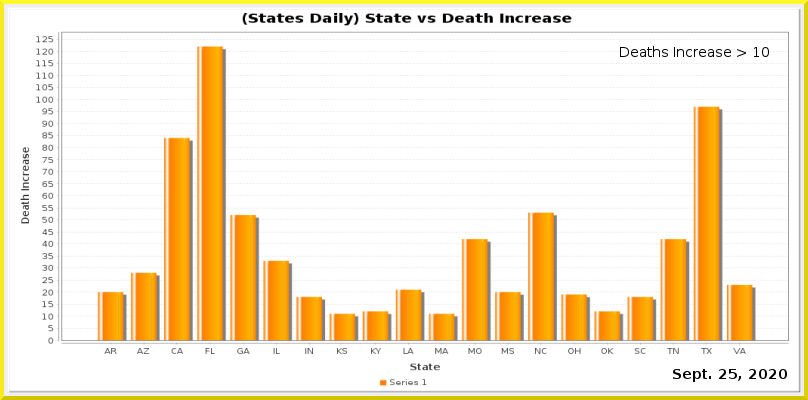
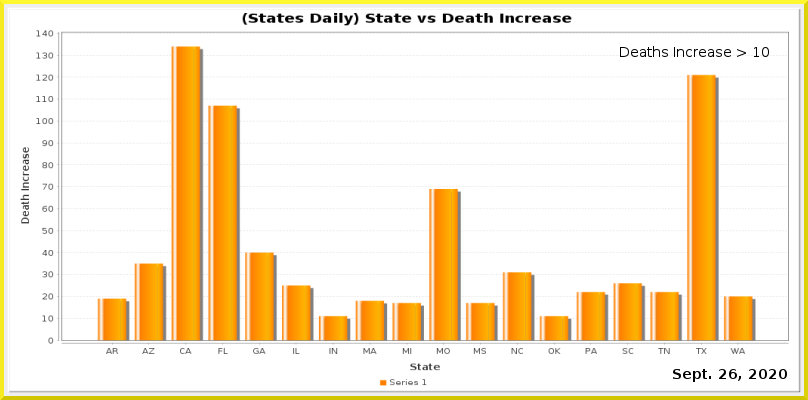
Layered file, before and after one edit (808x400). Changes by layer:
painted on "Current Date" over [729, 369, 737, 379]
painted on "Date_vs_TestIncrease.png" over [36, 30, 789, 354]
